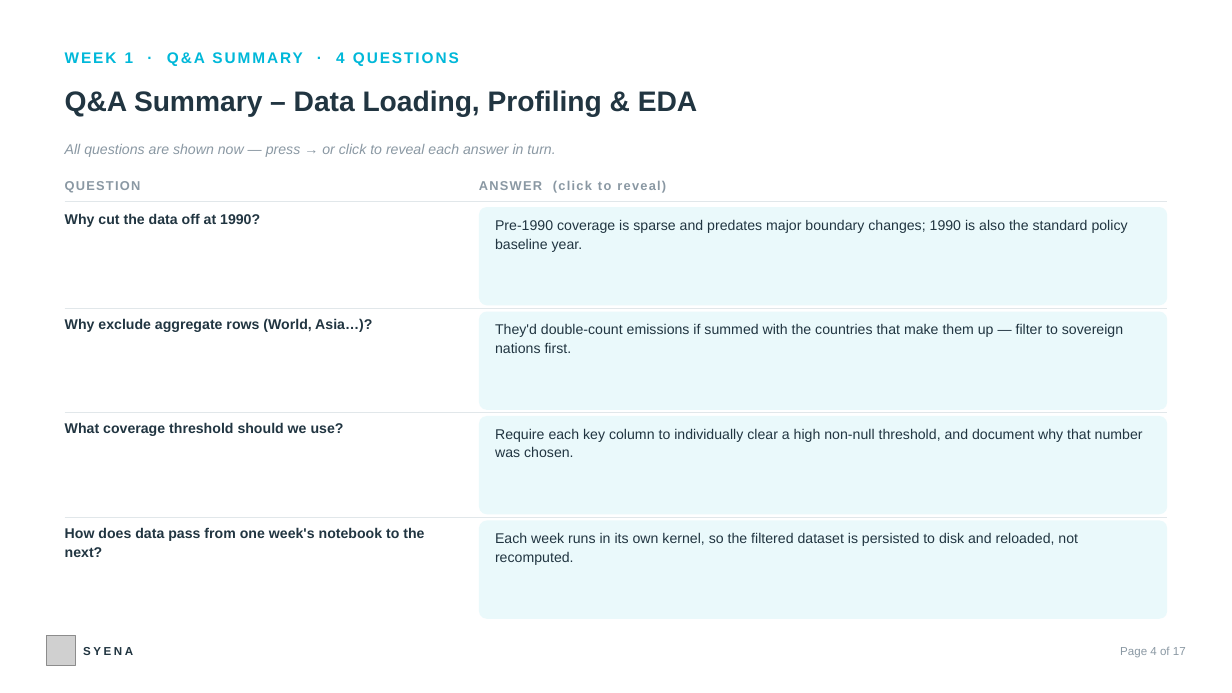
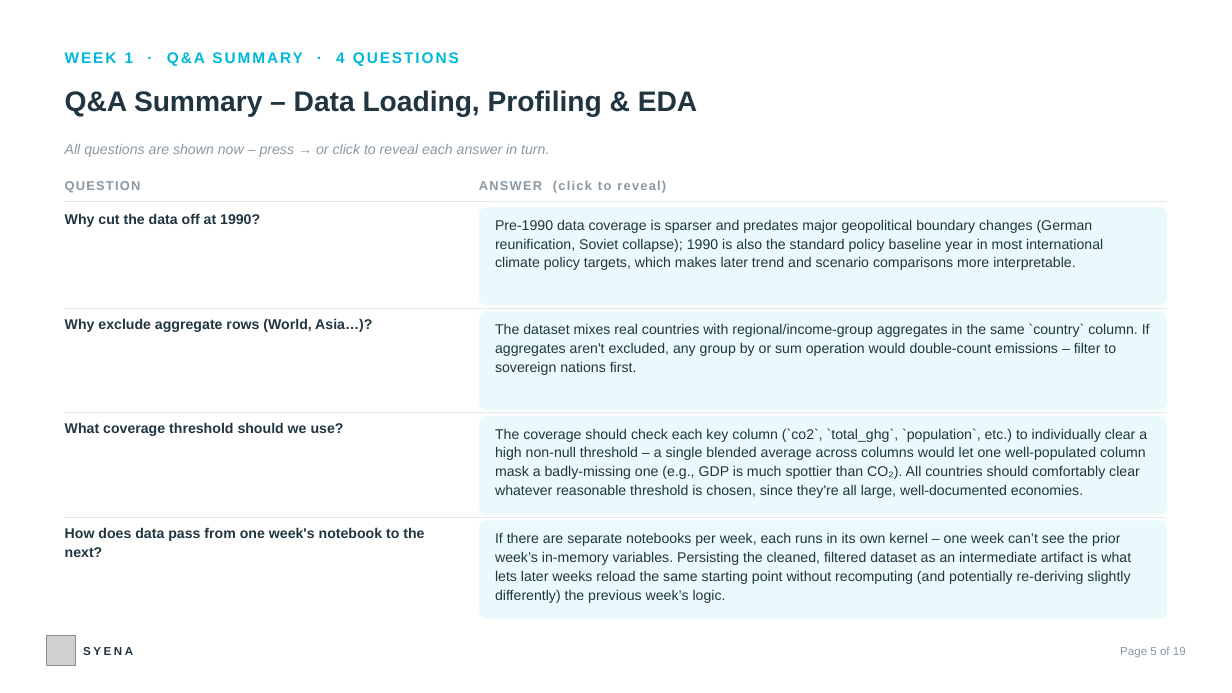
Before and after one commit to sauparnasarkar/climate-emissions-analysis-project, a slide deck: slide 5 of climate-dashboard-react/public/GHG_Internship_Review_QA_Deck.pptx (slide 4 before the commit). Drawn at 1232x693 pixels with LibreOffice and Linux fonts; fonts in the diff are those of the drawing; grey boxes stand for pictures. Boxes give left, top, right and bottom in pixels: in the first picture for what was removed or moved away, otherwise in the second. Text is boxed around its words. In the diff, an @@ line names an element or a change of style, - is before the commit and + after.

```diff
--- a/climate-dashboard-react/public/GHG_Internship_Review_QA_Deck.pptx
+++ b/climate-dashboard-react/public/GHG_Internship_Review_QA_Deck.pptx
@@ text at box(65, 144, 549, 157): text changed @@
-All questions are shown now — press → or click to reveal each answer in turn.
+All questions are shown now – press → or click to reveal each answer in turn.
@@ text in rounded rectangle at box(495, 219, 1103, 270): text changed @@
-Pre-1990 coverage is sparse and predates major boundary changes; 1990 is also the standard policy baseline year.
+Pre-1990 data coverage is sparser and predates major geopolitical boundary changes (German reunification, Soviet collapse); 1990 is also the standard policy baseline year in most international climate policy targets, which makes later trend and scenario comparisons more interpretable.
@@ text in rounded rectangle at box(495, 323, 1150, 375): text changed @@
-They'd double-count emissions if summed with the countries that make them up — filter to sovereign nations first.
+The dataset mixes real countries with regional/income-group aggregates in the same `country` column. If aggregates aren't excluded, any group by or sum operation would double-count emissions – filter to sovereign nations first.
@@ text in rounded rectangle at box(495, 428, 1147, 498): text changed @@
-Require each key column to individually clear a high non-null threshold, and document why that number was chosen.
+The coverage should check each key column (`co2`, `total_ghg`, `population`, etc.) to individually clear a high non-null threshold – a single blended average across columns would let one well-populated column mask a badly-missing one (e.g., GDP is much spottier than CO₂). All countries should comfortably clear whatever reasonable threshold is chosen, since they're all large, well-documented economies.
@@ text in rounded rectangle at box(495, 532, 1131, 603): text changed @@
-Each week runs in its own kernel, so the filtered dataset is persisted to disk and reloaded, not recomputed.
+If there are separate notebooks per week, each runs in its own kernel – one week can’t see the prior week’s in-memory variables. Persisting the cleaned, filtered dataset as an intermediate artifact is what lets later weeks reload the same starting point without recomputing (and potentially re-deriving slightly differently) the previous week’s logic.
@@ text at box(1120, 647, 1186, 658): text changed @@
-Page 4 of 17
+Page 5 of 19
```
Also in this commit, not shown: 16 other slides changed, 2 slides added.
